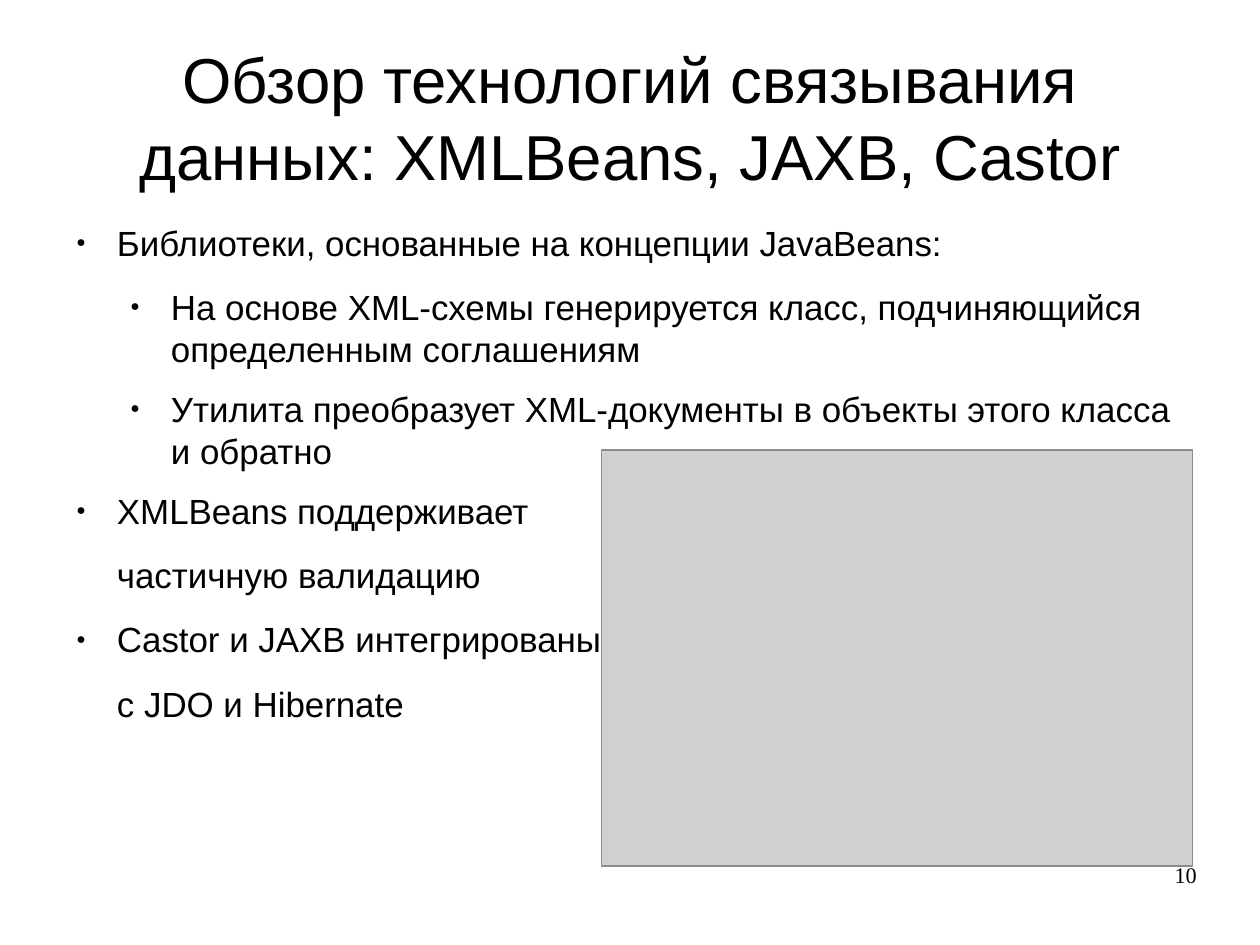
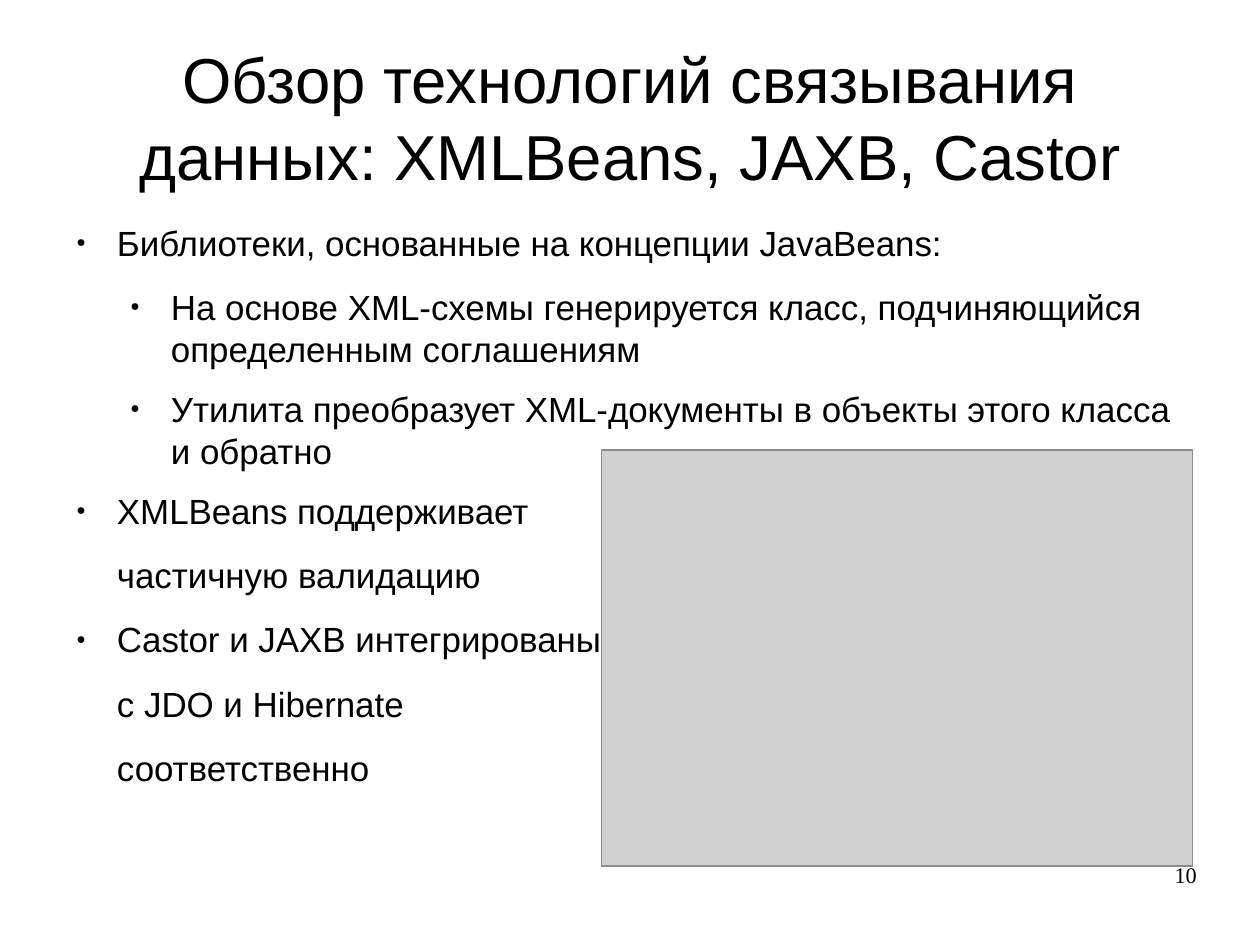
Before and after one commit to aeremenok/a-team-777, a slide deck: slide 10 of diploma/eav/diploma/demo.odp. Drawn at 1260x945 pixels with LibreOffice and Linux fonts; fonts in the diff are those of the drawing; grey boxes stand for pictures. Boxes give left, top, right and bottom in pixels: in the first picture for what was removed or moved away, otherwise in the second. Text is boxed around its words. In the diff, an @@ line names an element or a change of style, - is before the commit and + after.

```diff
--- a/diploma/eav/diploma/demo.odp
+++ b/diploma/eav/diploma/demo.odp
@@ text at bbox=[117, 762, 369, 782]: paragraph added @@
+соответственно
```
Also in this commit, not shown: 1 other slide changed, 2 other files.
